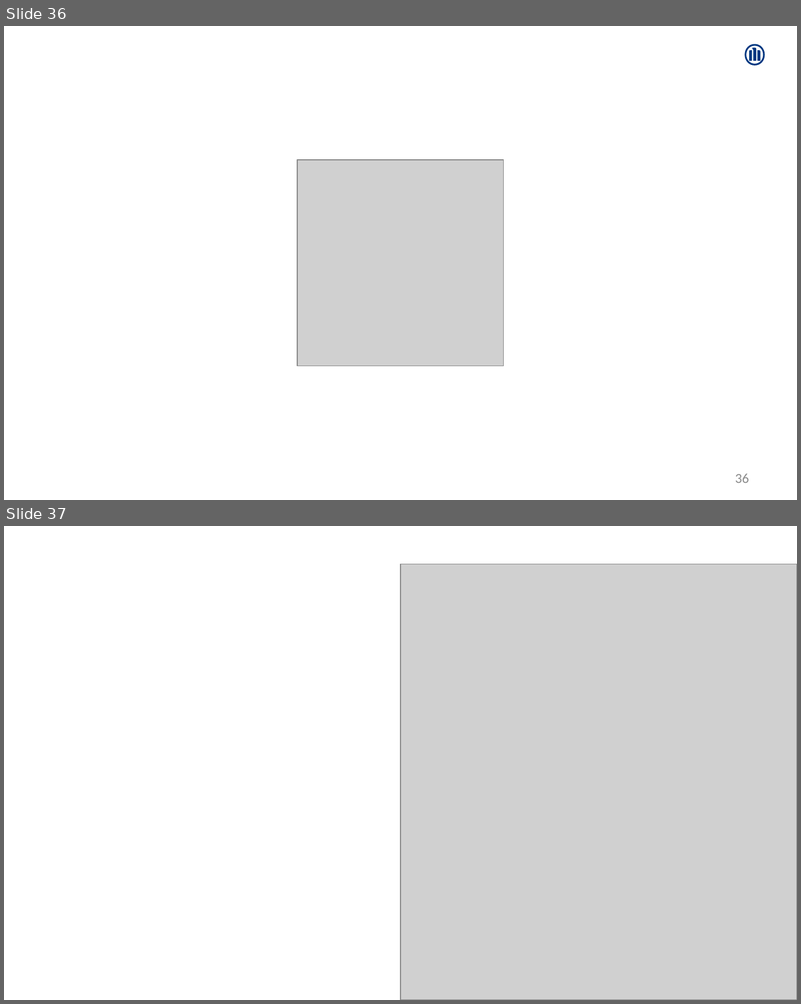
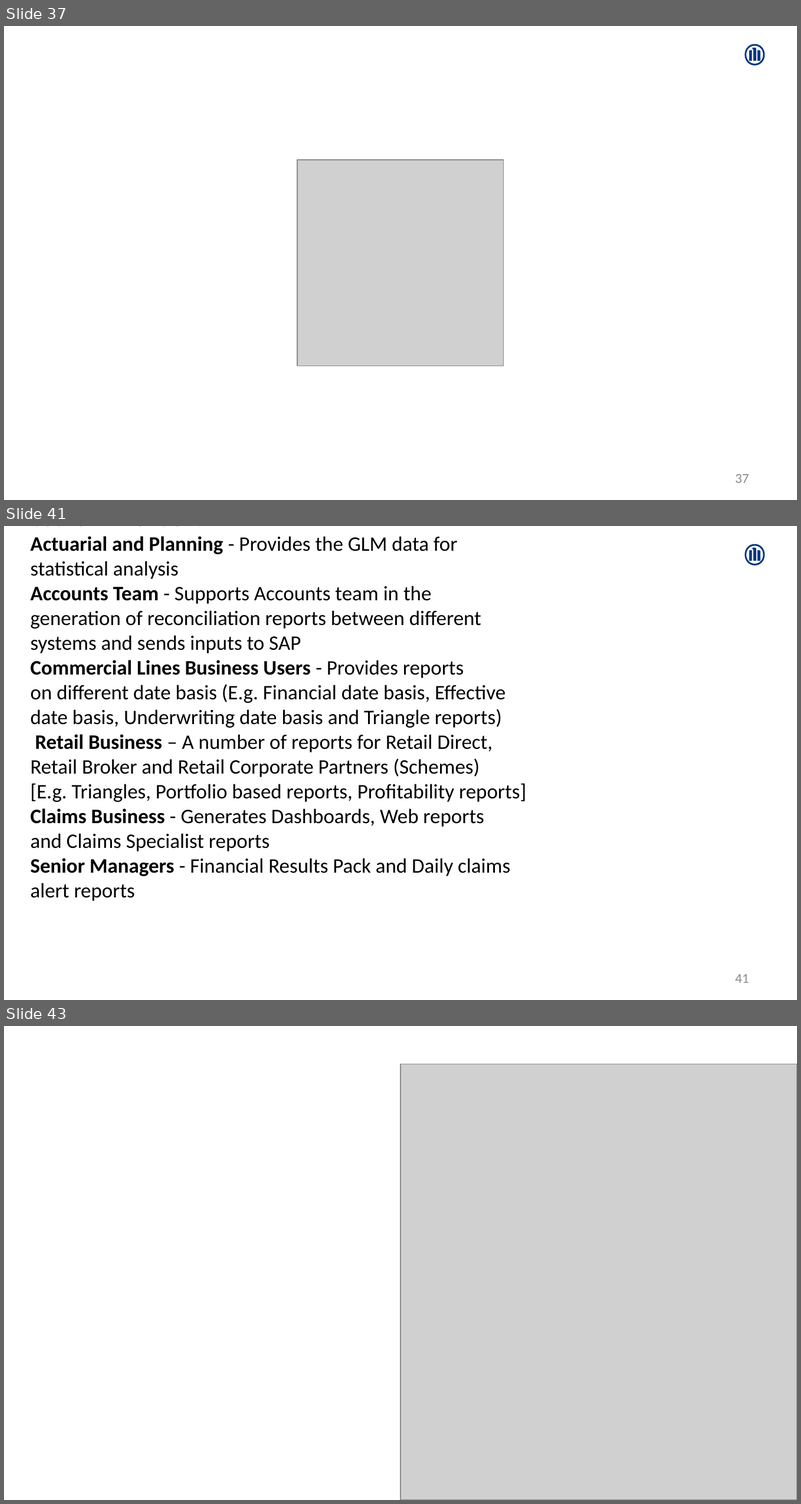
Before and after one commit to Amrutha-Mohan/UpdatedProjects, a slide deck: AmruthaMohan.pptx. Shown one above the other, each under a label of ours: slides 36 and 37 before the commit, slides 37, 41 and 43 after it; the slides between them are not shown. The pictures are 801x1004 and 801x1504 pixels, drawn with LibreOffice and Linux fonts; fonts in the diff are those of the drawing; grey boxes stand for pictures; background and template pictures are left out. Boxes give left, top, right and bottom in pixels: in the first picture for what was removed or moved away, otherwise in the second. Text is boxed around its words. In the diff, an @@ line names an element or a change of style, - is before the commit and + after.

```diff
--- a/AmruthaMohan.pptx
+++ b/AmruthaMohan.pptx
@@ slide 41 added at <box>4,526,797,1000</box>, background #FFFFFF; not listed: 1 template element that a slide beside it also shows @@
@@ text added at <box>31,526,526,901</box>, 18 pt, text #000000 @@
+CUSTOMER GROUP?
+Actuarial and Planning - Provides the GLM data for
+statistical analysis
+Accounts Team - Supports Accounts team in the
+generation of reconciliation reports between different
+systems and sends inputs to SAP
+Commercial Lines Business Users - Provides reports
+on different date basis (E.g. Financial date basis, Effective
+date basis, Underwriting date basis and Triangle reports)
+Retail Business – A number of reports for Retail Direct,
+Retail Broker and Retail Corporate Partners (Schemes)
+[E.g. Triangles, Portfolio based reports, Profitability reports]
+Claims Business - Generates Dashboards, Web reports
+and Claims Specialist reports
+Senior Managers - Financial Results Pack and Daily claims
+alert reports
@@ page number added at <box>735,974,749,983</box>, 12 pt, text #8C8C8C @@
+41
@@ what was slide 36 is now slide 37 @@
@@ page number at <box>735,474,749,483</box>: text changed @@
-36
+37
@@ what was slide 37 is now slide 43 @@
```
Also in this commit, not shown: 4 slides changed, 6 other slides added, 1 slide removed.
